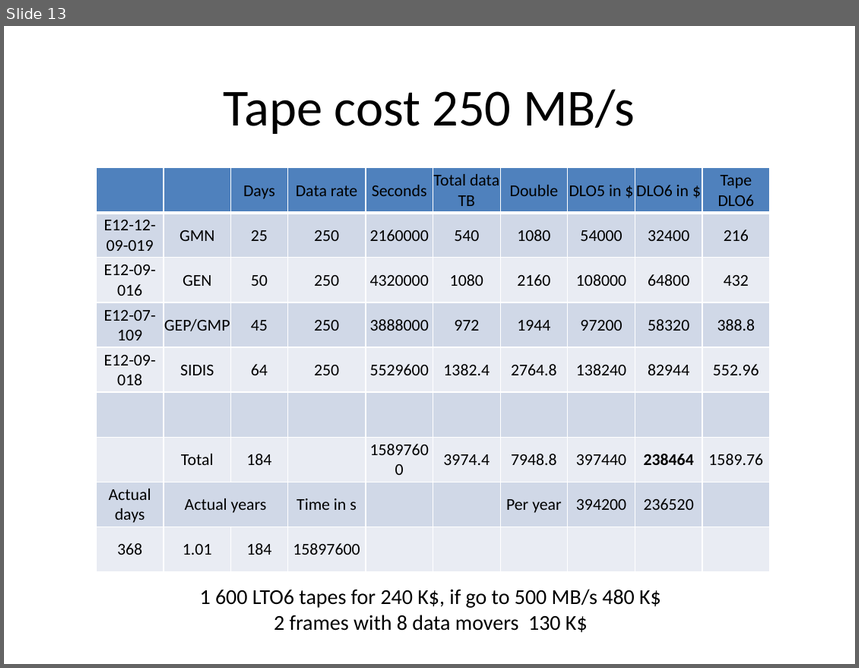
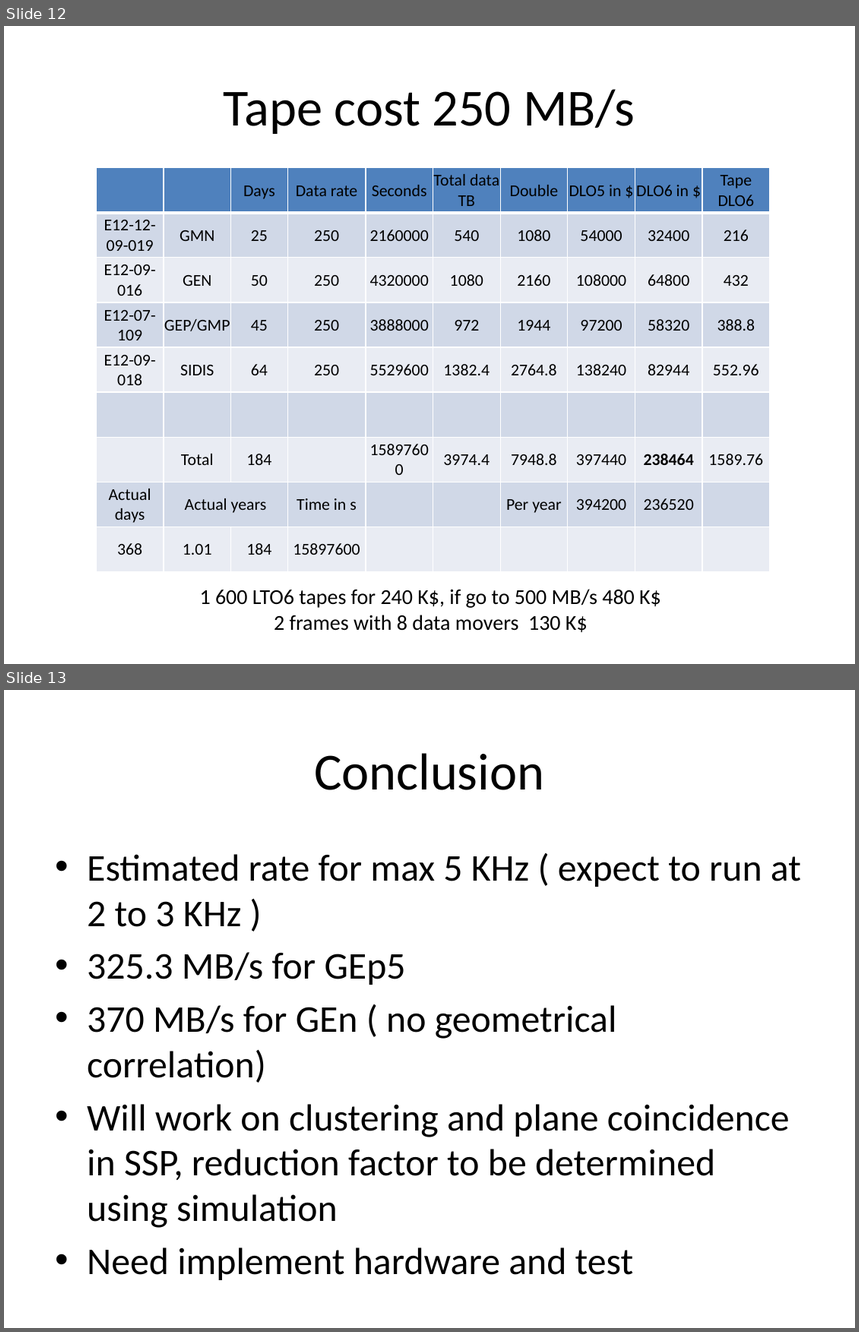
Before and after one commit to bmoffit/sbsdaq, a slide deck: 2015_DOE_Review/Dataflow.pptx. Shown one above the other, each under a label of ours: slide 13 before the commit, slides 12 and 13 after it. The pictures are 859x668 and 859x1332 pixels, drawn with LibreOffice and Linux fonts; fonts in the diff are those of the drawing. Boxes give left, top, right and bottom in pixels: in the first picture for what was removed or moved away, otherwise in the second. Text is boxed around its words. In the diff, an @@ line names an element or a change of style, - is before the commit and + after.

```diff
--- a/2015_DOE_Review/Dataflow.pptx
+++ b/2015_DOE_Review/Dataflow.pptx
@@ slide 13 added at [4,690,855,1328], background #FFFFFF @@
@@ title added at [314,753,544,790], 44 pt, text #000000 @@
+Conclusion
@@ text added at [87,854,801,1281], 32 pt, text #000000 @@
+• Estimated rate for max 5 KHz ( expect to run at 2 to 3 KHz )
+• 325.3 MB/s for GEp5
+• 370 MB/s for GEn ( no geometrical correlation)
+• Will work on clustering and plane coincidence in SSP, reduction factor to be determined using simulation
+• Need implement hardware and test
@@ what was slide 13 is now slide 12 @@
```
Also in this commit, not shown: 7 slides changed, 1 slide removed, 1 other file.
